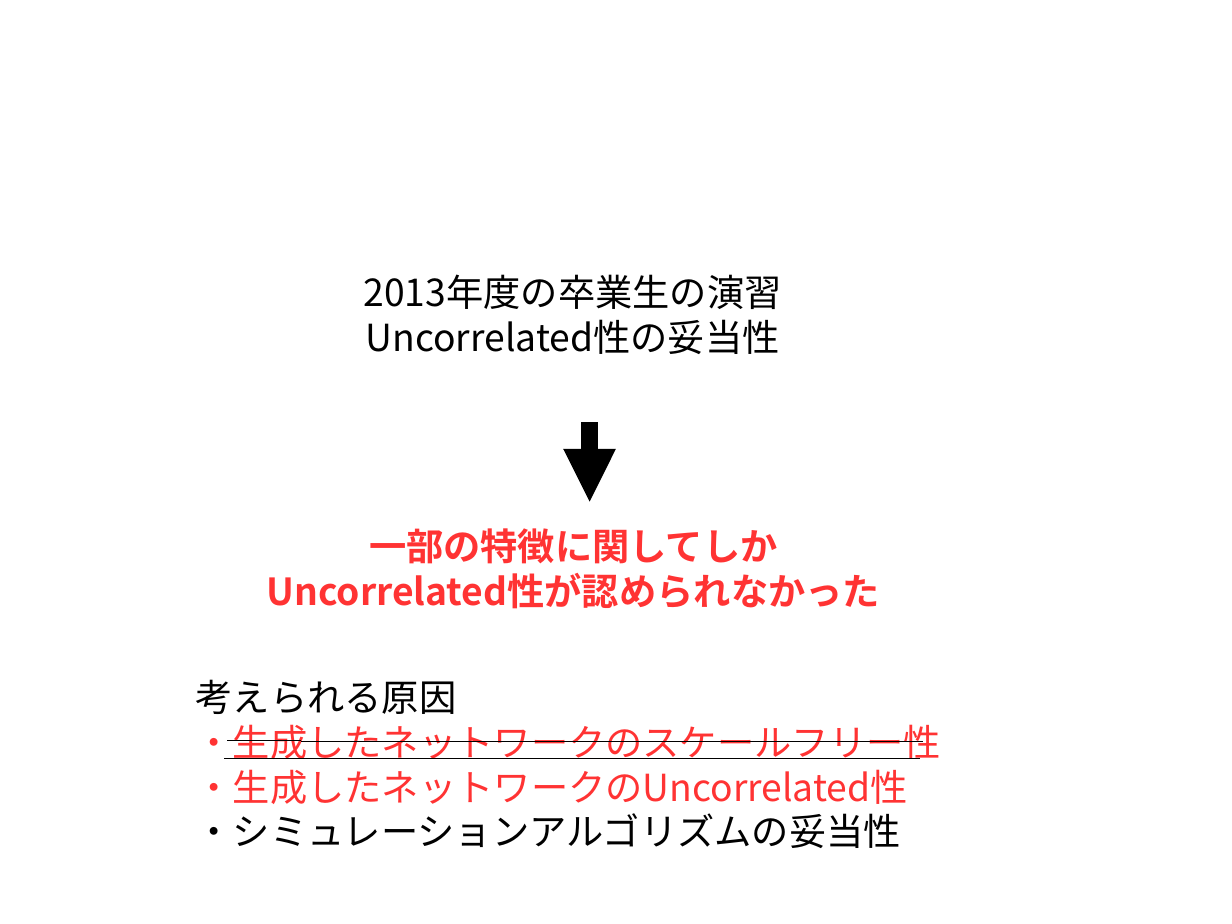
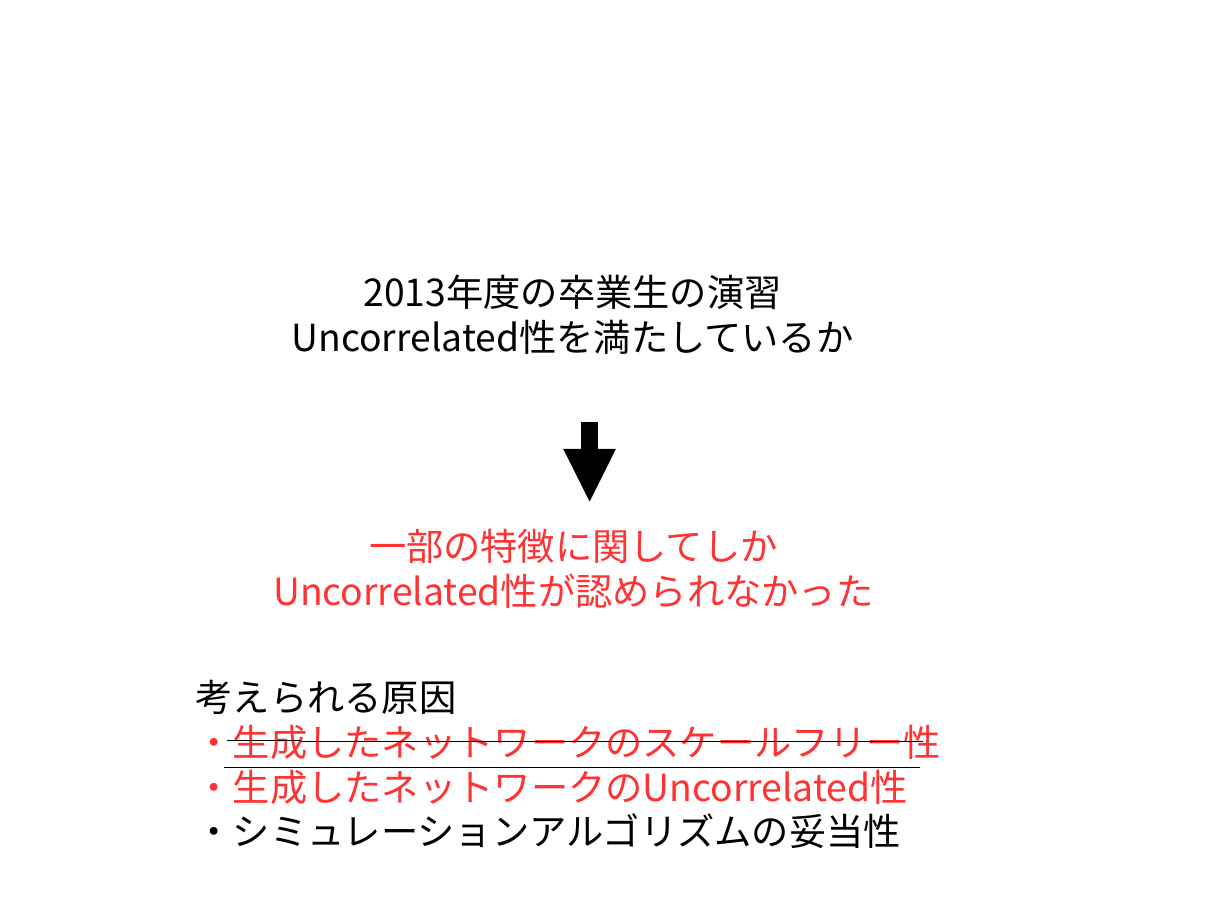
Before and after one commit to awesomest/NetWork_g-2015, a slide deck: slide 11 of 中間発表.odp (slide 12 before the commit). Drawn at 1232x924 pixels with LibreOffice and Linux fonts; fonts in the diff are those of the drawing; background and template pictures are left out. Boxes give left, top, right and bottom in pixels: in the first picture for what was removed or moved away, otherwise in the second. Text is boxed around its words. In the diff, an @@ line names an element or a change of style, - is before the commit and + after.

```diff
--- a/中間発表.odp
+++ b/中間発表.odp
@@ text at <box>292,319,854,354</box>: text changed @@
-Uncorrelated性の妥当性
+Uncorrelated性を満たしているか
@@ text "一部の特徴に関してしか" at <box>273,528,873,608</box>: bold off @@
@@ line moved from (225, 759) - (920, 759) to (225, 768) - (920, 768) @@
```
Also in this commit, not shown: 36 other slides changed, 6 slides added, 2 slides removed.
